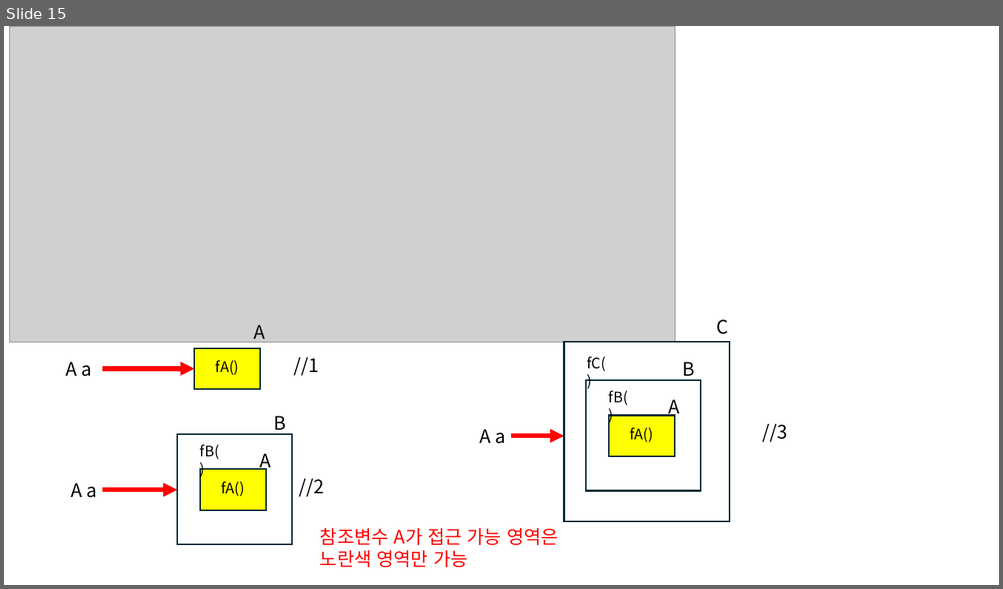
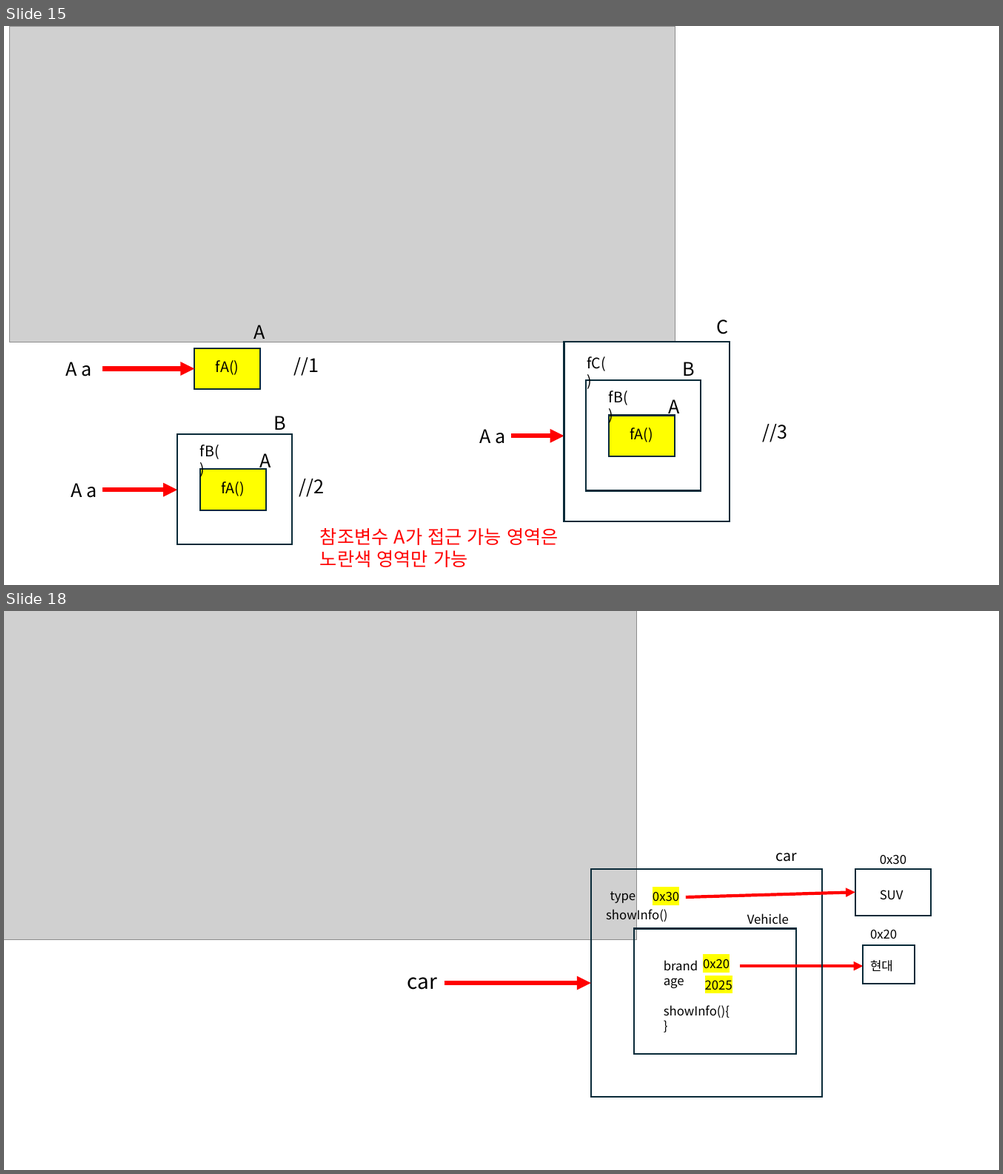
Before and after one commit to redkama/Java_20251020, a slide deck: java수업.pptm. Shown one above the other, each under a label of ours: slide 15 before the commit, slides 15 and 18 after it; the slides between them are not shown. The pictures are 1003x589 and 1003x1174 pixels, drawn with LibreOffice and Linux fonts; fonts in the diff are those of the drawing; grey boxes stand for pictures. Boxes give left, top, right and bottom in pixels: in the first picture for what was removed or moved away, otherwise in the second. Text is boxed around its words. In the diff, an @@ line names an element or a change of style, - is before the commit and + after.

```diff
--- a/java수업.pptm
+++ b/java수업.pptm
@@ slide 18 added at bbox=[4, 611, 999, 1170], background #FFFFFF @@
@@ picture added at bbox=[4, 611, 637, 941] @@
@@ text added at bbox=[775, 853, 796, 862], 14 pt, text #000000 @@
+car
@@ rectangle added at bbox=[590, 869, 822, 1097], outline #092A39 1.5 pt @@
@@ rectangle added at bbox=[855, 869, 931, 916], outline #092A39 1.5 pt @@
@@ text added at bbox=[879, 855, 906, 865], 12 pt, text #000000 @@
+0x30
@@ text added at bbox=[610, 891, 636, 903], 12 pt, text #000000 @@
+type
@@ text added at bbox=[652, 892, 679, 902], 12 pt, text #000000 @@
+0x30
@@ arrow added from (686, 897) to (855, 892), #FF0000 3 pt @@
@@ text added at bbox=[879, 890, 903, 900], 12 pt, text #000000 @@
+SUV
@@ text added at bbox=[606, 907, 668, 923], 12 pt, text #000000 @@
+showInfo()
@@ text added at bbox=[747, 914, 788, 925], 12 pt, text #000000 @@
+Vehicle
@@ rectangle added at bbox=[634, 929, 796, 1054], outline #092A39 1.5 pt @@
@@ text added at bbox=[870, 930, 896, 939], 12 pt, text #000000 @@
+0x20
@@ text added at bbox=[663, 960, 729, 1018], 12 pt, text #000000 @@
+brand
+age
+showInfo(){
+}
@@ text added at bbox=[703, 960, 729, 968], 12 pt, text #000000 @@
+0x20
@@ rectangle added at bbox=[862, 946, 914, 984], outline #092A39 1.5 pt @@
@@ text added at bbox=[870, 960, 893, 972], 12 pt, text #000000 @@
+현대
@@ text added at bbox=[407, 977, 437, 990], 20 pt, text #000000 @@
+car
@@ arrow added from (444, 983) to (590, 983), #FF0000 4.5 pt @@
@@ text added at bbox=[705, 980, 732, 991], 12 pt, text #000000 @@
+2025
@@ arrow added from (740, 966) to (862, 966), #FF0000 3 pt @@
```
Also in this commit, not shown: 1 slide changed, 4 other slides added.
